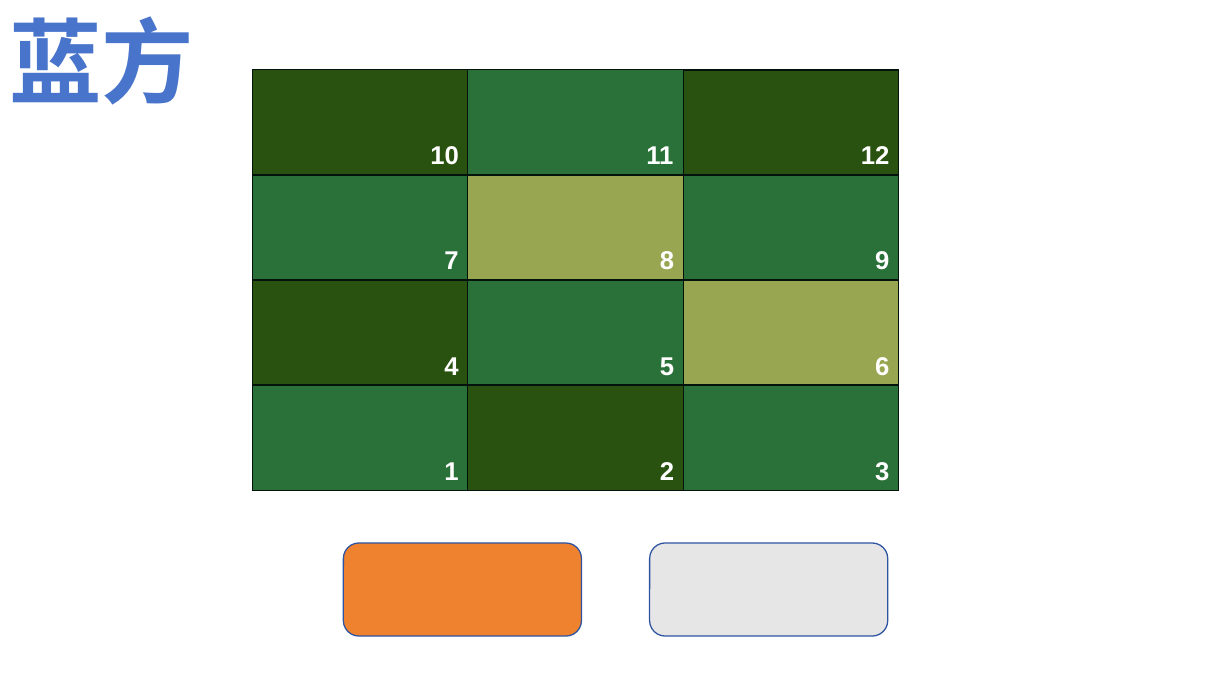
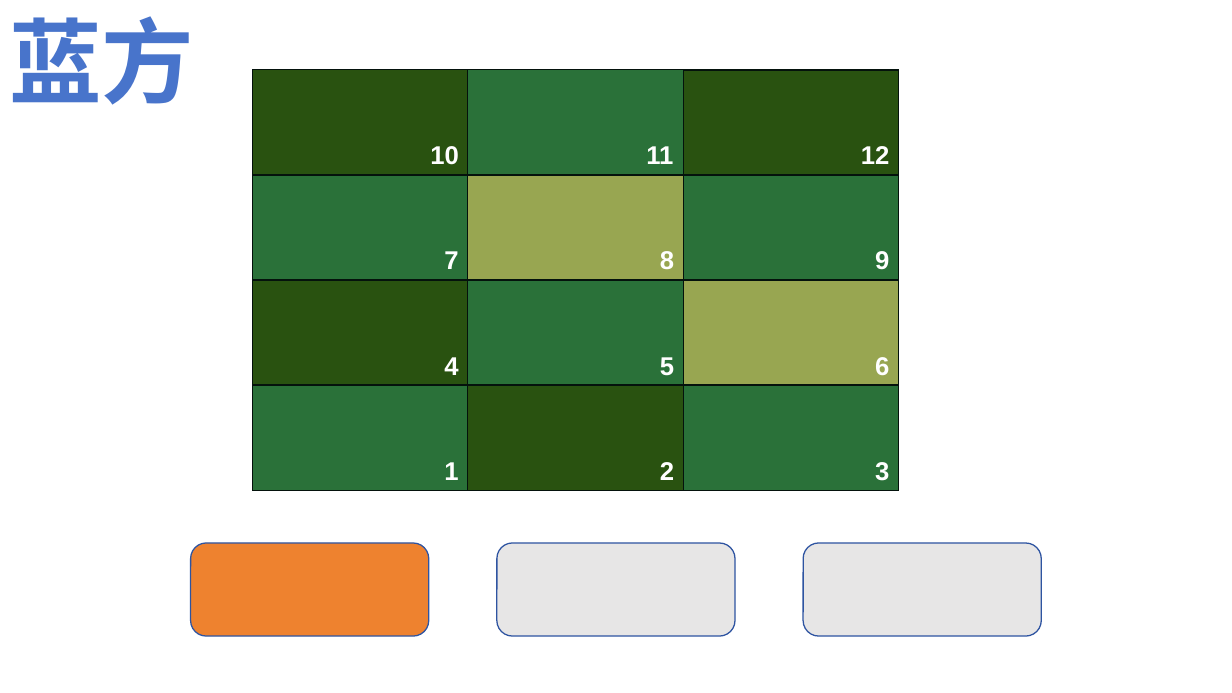
Before and after one commit to yurt0125/rc26_remote_control, a slide deck: slide 2 of 遥控器显示/素材/v3/v3.pptx. Drawn at 1232x693 pixels with LibreOffice and Linux fonts; fonts in the diff are those of the drawing. Boxes give left, top, right and bottom in pixels: in the first picture for what was removed or moved away, otherwise in the second. Text is boxed around its words. In the diff, an @@ line names an element or a change of style, - is before the commit and + after.

```diff
--- a/遥控器显示/素材/v3/v3.pptx
+++ b/遥控器显示/素材/v3/v3.pptx
@@ rounded rectangle: place and size @@
-rounded rectangle at bbox=[344, 543, 582, 637]
+rounded rectangle at bbox=[190, 543, 429, 637]
@@ rounded rectangle: place and size @@
-rounded rectangle at bbox=[650, 543, 888, 637]
+rounded rectangle at bbox=[497, 543, 736, 637]
@@ rounded rectangle added at bbox=[803, 543, 1042, 637], fill #E7E6E6, outline #2E54A1 1 pt @@
```
Also in this commit, not shown: 1 other slide changed, 4 slides added, 2 slides removed, 30 other files.
